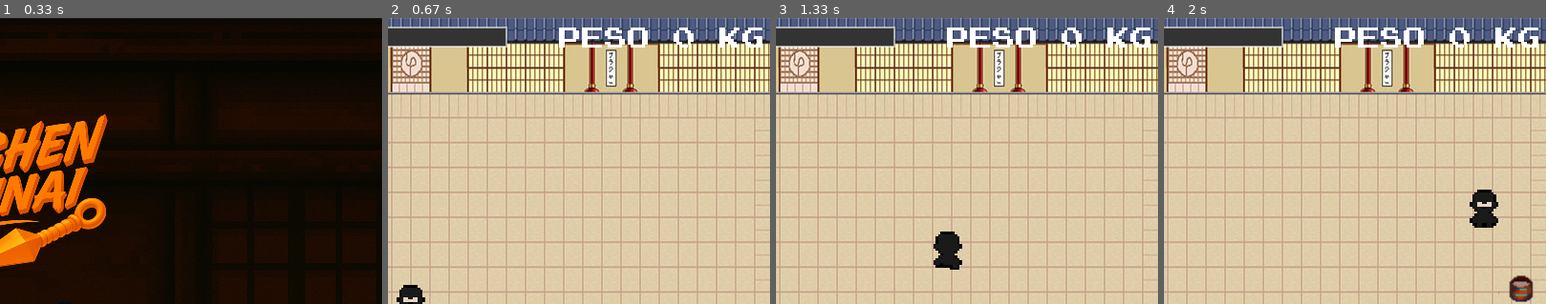
Above: before the commit, frames 1-4 (left to right).
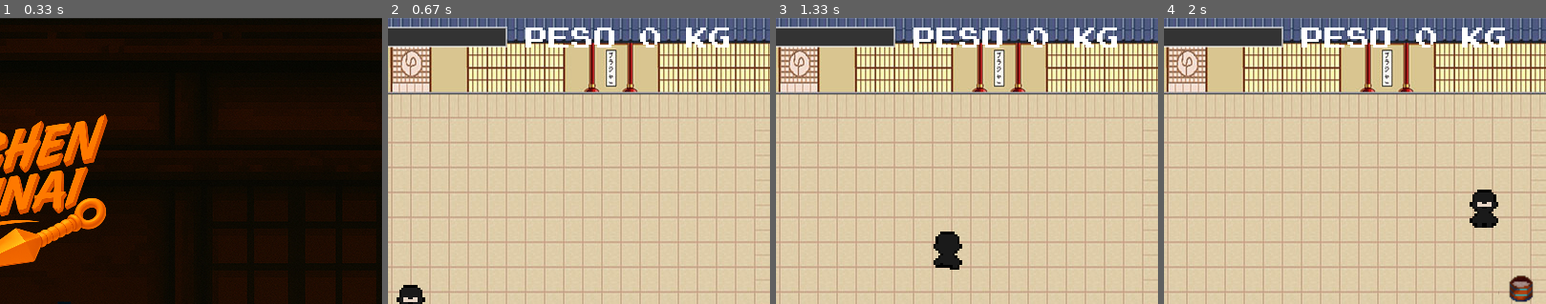
Above: after the commit, the same moments.

Repository: matheustonon1/project_game
Game: LÖVE game, started from main.lua
The game is run twice, just before and just after one commit, with the same random seed, the same clock (stepped at 60 frames per second) and the same inputs.
Inputs:
- Up to frame 1 (0.33 s): no input
- Up to frame 2 (0.67 s): tap Enter at 0.33 s
- Up to frame 3 (1.33 s): hold Right 0.67-1.13 s; hold Up from 1.17 s (still down)
- Up to frame 4 (2 s): release Up at 1.47 s; hold Right 1.5-1.97 s
The pictures show only the part of the screen within x 47-97%, y 0-50%; the shares and areas given below are measured in that part.

Frame 1 is identical in both runs. In frame 2, 2.0% of the frame differs, in the area x 36-98%, y 3-11%; in frame 3, 2.0%; in frame 4, 2.0%.

Commit message:
Adição do .exe.

Diff:
--- a/main.lua
+++ b/main.lua
@@ -45,6 +45,7 @@
 function love.load()
     local favicon = love.image.newImageData("assets/favicon.png")
     love.window.setIcon(favicon)
+
     love.window.setTitle("Kitchen Kunai")
     love.window.setMode(800, 600)
 
@@ -220,7 +221,7 @@
     love.graphics.setFont(fontStart)
     love.graphics.draw(heart, 10, 0)
     love.graphics.print(lives, 60, 10)
-    love.graphics.print("PESO " .. score .. " KG", 555, 10)
+    love.graphics.print("PESO " .. score .. " KG", 520, 10)
 
     love.graphics.setColor(0.2, 0.2, 0.2)
     love.graphics.rectangle("fill", 300, 10, 200, 20)
Not shown, added: Executável/KitchenKunai.exe
